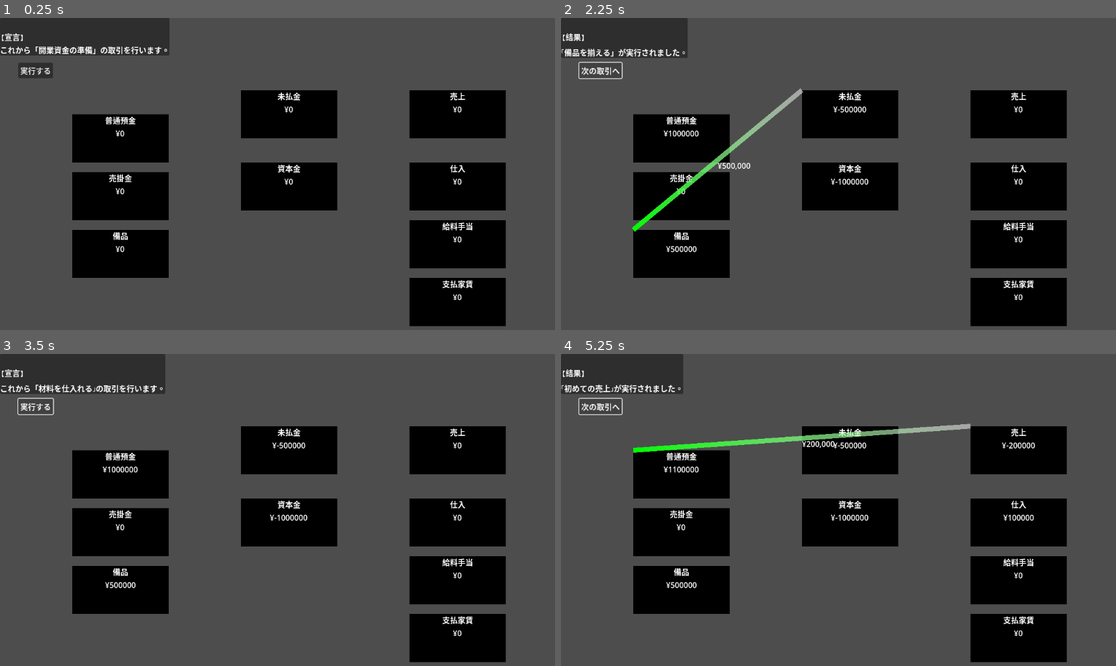
Above: before the commit, frames 1-4 (two rows, left to right).
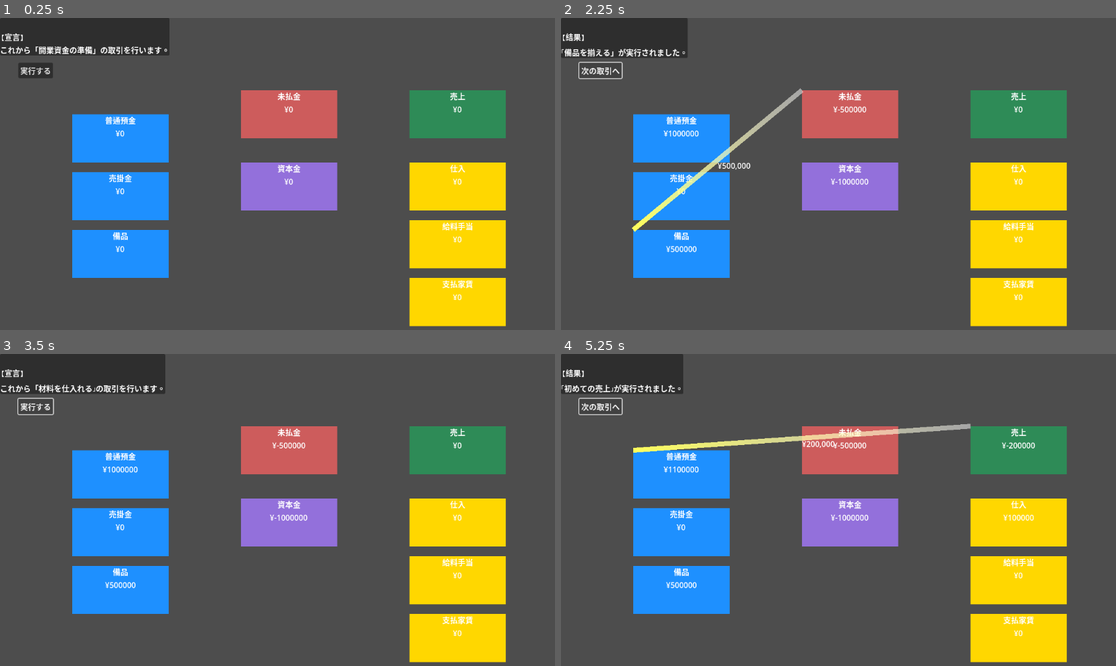
Above: after the commit, the same moments.

Repository: mjXmsdgh/BokiNodes
Game: Godot game, scene res://scenes/main.tscn
Same seed, same stepped clock (60 frames per second), same inputs: the game is played once before the commit and once after it. The project has no main scene, so this scene is started directly.
Inputs:
- Up to frame 1 (0.25 s): no input
- Up to frame 2 (2.25 s): click "実行する" at 0.5 s; click "次の取引へ" at 1.25 s; click "実行する" at 2 s
- Up to frame 3 (3.5 s): click "次の取引へ" at 2.75 s
- Up to frame 4 (5.25 s): click "実行する" at 3.5 s; click "次の取引へ" at 4.25 s; tap Enter at 5 s

The runs differ from the first frame. In frame 1, 24% of the frame differs, in the area x 13-92%, y 23-99%; in frame 2, 24%; in frame 3, 24%; in frame 4, 25%.

Commit message:
Add AppTheme for centralized color management
Introduced Theme.gd to centralize application color and style settings. Updated boki_node.gd to set node background color based on account type using the new AppTheme.NODE_COLORS mapping. Adjusted TransactionIndicator.tscn gradient colors for improved visual consistency.

Diff:
--- a/bokinode/scenes/TransactionIndicator.tscn
+++ b/bokinode/scenes/TransactionIndicator.tscn
@@ -3,7 +3,7 @@
 [ext_resource type="Script" path="res://scripts/TransactionIndicator.gd" id="1_y7aeo"]
 
 [sub_resource type="Gradient" id="Gradient_rvr7i"]
-colors = PackedColorArray(1, 1, 1, 0.498039, 0, 1, 0, 1)
+colors = PackedColorArray(1, 1, 1, 0.498039, 1, 1, 0.356863, 1)
 
 [node name="TransactionIndicator" type="Node2D"]
 script = ExtResource("1_y7aeo")
--- /dev/null
+++ b/bokinode/scripts/Theme.gd
@@ -0,0 +1,13 @@
+# Theme.gd
+# アプリケーション全体の色やスタイルに関する設定を一元管理します。
+class_name AppTheme
+extends RefCounted
+
+# 勘定科目の種類と、それに対応するBokiNodeの背景色を定義します。
+const NODE_COLORS = {
+	Account.Type.ASSET: Color.DODGER_BLUE,
+	Account.Type.LIABILITY: Color.INDIAN_RED,
+	Account.Type.EQUITY: Color.MEDIUM_PURPLE,
+	Account.Type.REVENUE: Color.SEA_GREEN,
+	Account.Type.EXPENSE: Color.GOLD,
+}
--- a/bokinode/scripts/boki_node.gd
+++ b/bokinode/scripts/boki_node.gd
@@ -17,6 +17,10 @@
 func setup(data: Account):
 	self.account_data = data
 
+	# 【ステップ2&3】勘定科目の種類に応じて背景色を設定する
+	if AppTheme.NODE_COLORS.has(account_data.account_type):
+		background.color = AppTheme.NODE_COLORS[account_data.account_type]
+
 	# 受け取ったデータを使って、見た目を更新する
 	account_name_label.text = account_data.name
 	update_balance()
